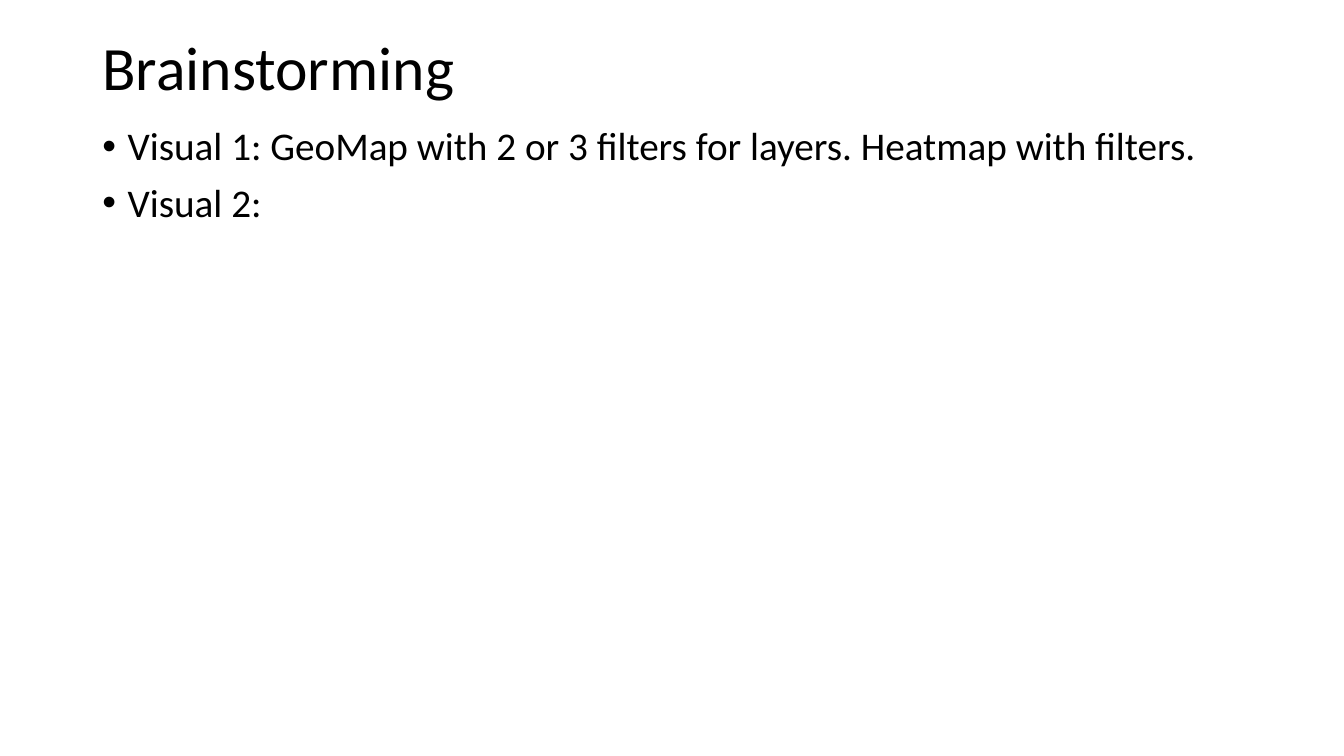
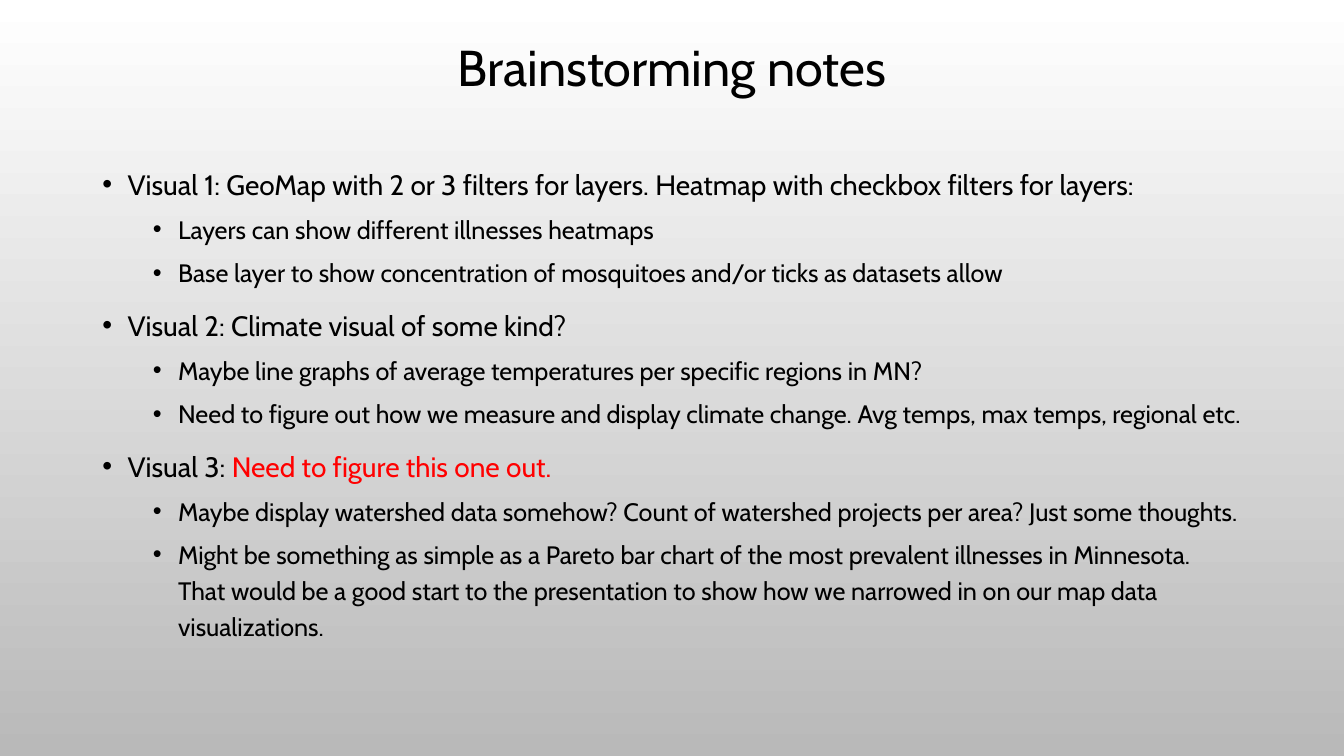
Before and after one commit to Evdawg/Project_3_Mosquito-borne_Diseases, a slide deck: slide 3 of Project_3_proposal.pptx. Drawn at 1344x756 pixels with LibreOffice and Linux fonts; fonts in the diff are those of the drawing; background and template pictures are left out. Boxes give left, top, right and bottom in pixels: in the first picture for what was removed or moved away, otherwise in the second. Text is boxed around its words. In the diff, an @@ line names an element or a change of style, - is before the commit and + after.

```diff
--- a/Project_3_proposal.pptx
+++ b/Project_3_proposal.pptx
@@ background #FFFFFF to picture (left out) @@
@@ title at <box>458,50,886,97</box>: text changed; size 44 to 36 pt; font Calibri to Cabin @@
-Brainstorming
+Brainstorming notes
@@ text "Visual 1: GeoMap with 2 ..." at <box>128,174,1241,637</box>: vertical alignment top to middle @@
@@ text at <box>128,174,1241,637</box>: text changed; size 28 to 18 pt; font Calibri to Cabin @@
-• Visual 1: GeoMap with 2 or 3 filters for layers. Heatmap with filters.
-• Visual 2:
+• Visual 1: GeoMap with 2 or 3 filters for layers. Heatmap with checkbox filters for layers:
+  • Layers can show different illnesses heatmaps
+  • Base layer to show concentration of mosquitoes and/or ticks as datasets allow
+• Visual 2: Climate visual of some kind?
+  • Maybe line graphs of average temperatures per specific regions in MN?
+  • Need to figure out how we measure and display climate change. Avg temps, max temps, regional etc.
+• Visual 3: Need to figure this one out.
+  • Maybe display watershed data somehow? Count of watershed projects per area? Just some thoughts.
+  • Might be something as simple as a Pareto bar chart of the most prevalent illnesses in Minnesota. That would be a good start to the presentation to show how we narrowed in on our map data visualizations.
```
Also in this commit, not shown: 2 other slides changed, 4 slides added, 2 slides removed.
